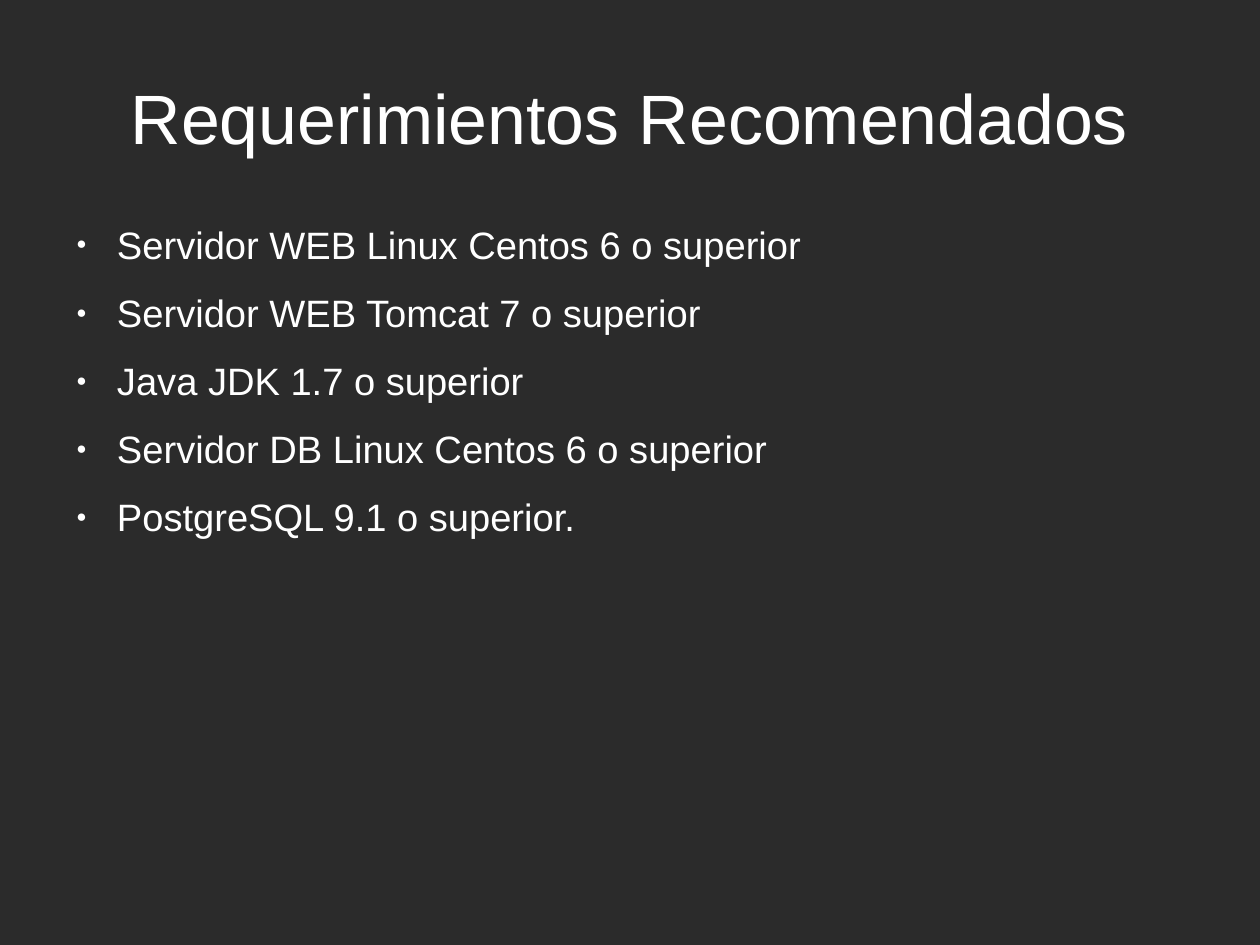
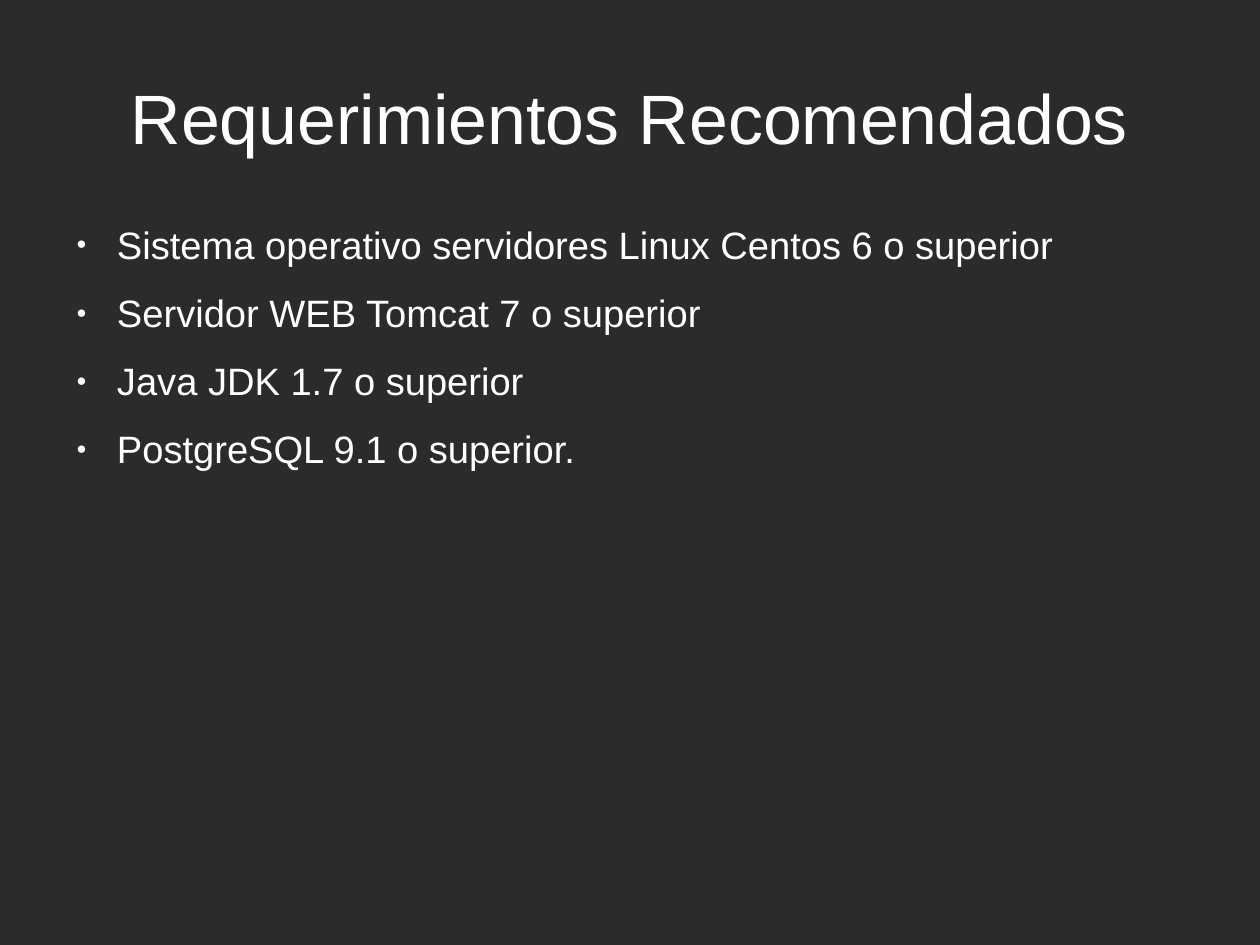
Before and after one commit to PlusCel/PlusCel, a slide deck: slide 17 of presentacion/PresentacionFinal.odp (slide 16 before the commit). Drawn at 1260x945 pixels with LibreOffice and Linux fonts; fonts in the diff are those of the drawing; background and template pictures are left out; a plain dark background stands for a picture behind light text. Boxes give left, top, right and bottom in pixels: in the first picture for what was removed or moved away, otherwise in the second. Text is boxed around its words. In the diff, an @@ line names an element or a change of style, - is before the commit and + after.

```diff
--- a/presentacion/PresentacionFinal.odp
+++ b/presentacion/PresentacionFinal.odp
@@ text at bbox=[117, 231, 1053, 267]: text changed @@
-● Servidor WEB Linux Centos 6 o superior
+● Sistema operativo servidores Linux Centos 6 o superior
@@ text at bbox=[117, 435, 767, 471]: paragraph removed @@
-● Servidor DB Linux Centos 6 o superior
```
Also in this commit, not shown: 6 other slides changed, 4 slides added, 3 slides removed, 8 other files.
